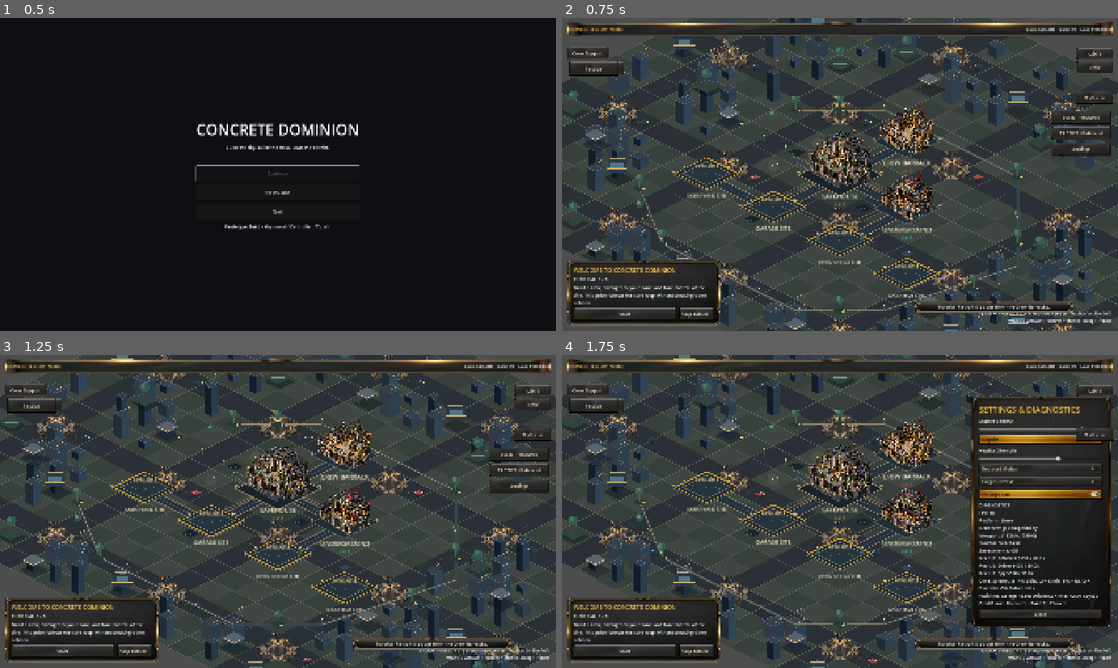
Above: before the commit, frames 1-4 (two rows, left to right).
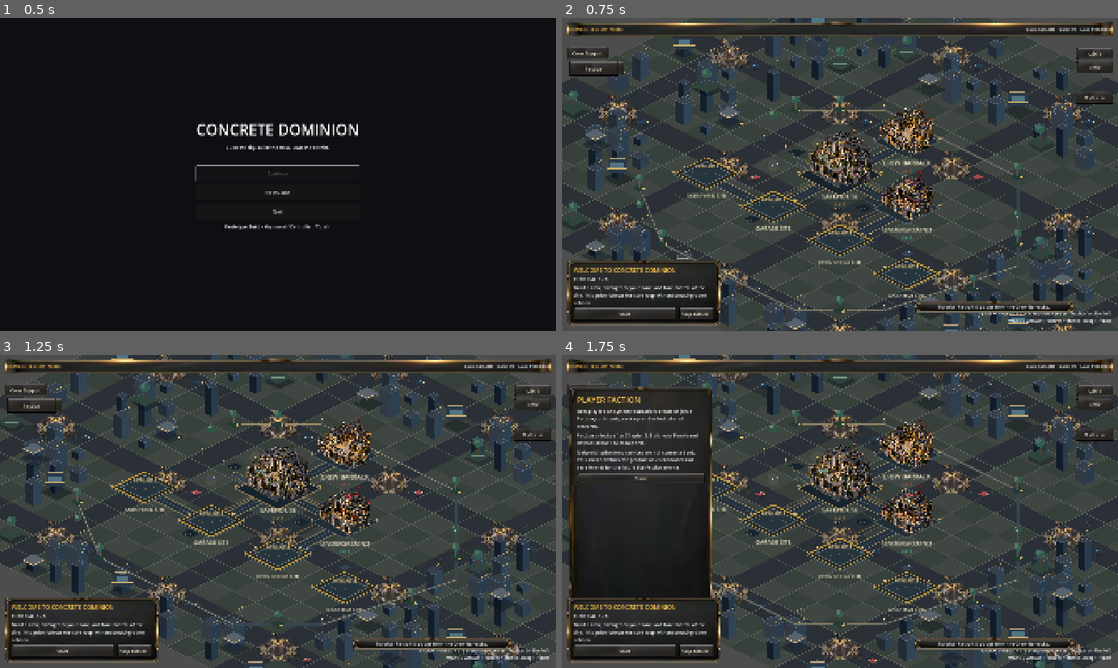
Above: after the commit, the same moments.

Repository: betasio/ConcreteDominion
Game: Godot game, scene res://scenes/core/Boot.tscn
The game is run twice, just before and just after one commit, with the same random seed, the same clock (stepped at 60 frames per second) and the same inputs.
Inputs:
- Up to frame 1 (0.5 s): no input
- Up to frame 2 (0.75 s): click "New Game" at 0.5 s
- Up to frame 3 (1.25 s): no input
- Up to frame 4 (1.75 s): click "Settings" (after the commit: "Faction") at 1.25 s

Frame 1 is identical in both runs. In frame 2, 0.9% of the frame differs, in the area x 88-99%, y 29-45%; in frame 3, 0.9%; in frame 4, 25%, in the area x 1-99%, y 10-87%.

Commit message:
Group Events Tactics and Settings in scrollable responsive More menu

Diff:
--- a/scripts/ui/SecondaryMenu.gd
+++ b/scripts/ui/SecondaryMenu.gd
@@ -8,7 +8,10 @@
 	["Faction Hub", "OnlineFactionUI"],
 	["Store", "StoreUI"],
 	["Territory", "WorldControlUI"],
-	["Achievements", "AchievementUI"]
+	["Achievements", "AchievementUI"],
+	["Events", "EventUI"],
+	["Tactics", "CombatStrategyUI"],
+	["Settings", "SettingsDiagnosticsUI"]
 ]
 
 var menu_button: Button
@@ -43,9 +46,15 @@
 	list_panel.offset_top = 302.0
 	list_panel.offset_bottom = 554.0
 	root.add_child(list_panel)
+	var scroll := ScrollContainer.new()
+	scroll.name = "MenuScroll"
+	scroll.custom_minimum_size = Vector2(204, 0)
+	scroll.size_flags_vertical = Control.SIZE_EXPAND_FILL
+	list_panel.add_child(scroll)
 	var column := VBoxContainer.new()
+	column.name = "MenuOptions"
 	column.add_theme_constant_override("separation", 6)
-	list_panel.add_child(column)
+	scroll.add_child(column)
 	for entry in ITEMS:
 		var target_name: String = entry[1]
 		var owner_ui := get_parent().get_node_or_null(target_name)
@@ -75,8 +84,8 @@
 	if menu_button == null or list_panel == null:
 		return
 	var height := get_viewport().get_visible_rect().size.y
-	var top := minf(250.0, maxf(104.0, height - 320.0))
+	var top := minf(250.0, maxf(104.0, height - 390.0))
 	menu_button.offset_top = top
 	menu_button.offset_bottom = top + 48.0
 	list_panel.offset_top = top + 52.0
-	list_panel.offset_bottom = minf(height - 16.0, top + 310.0)
+	list_panel.offset_bottom = minf(height - 16.0, top + 368.0)
